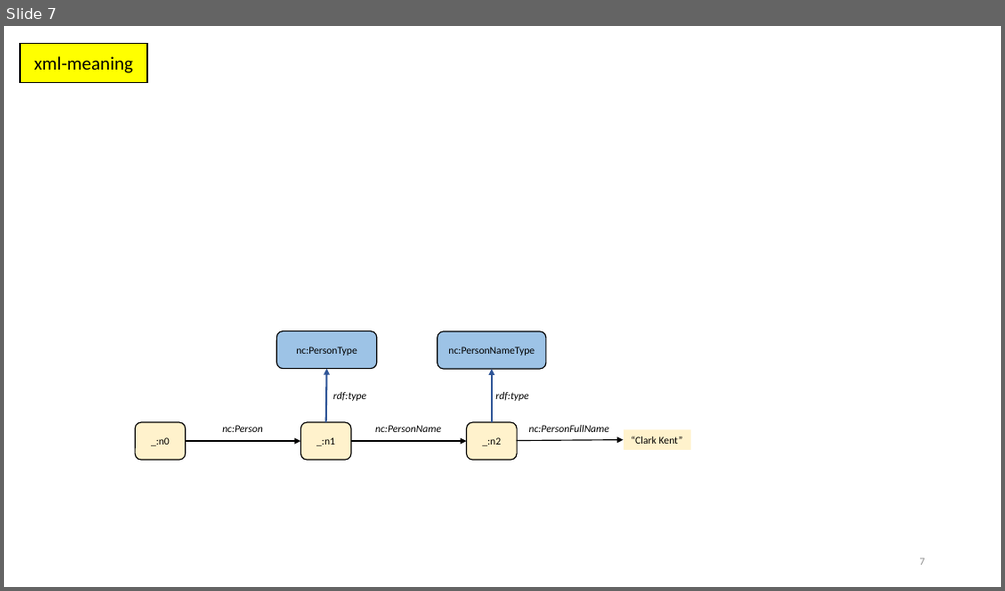
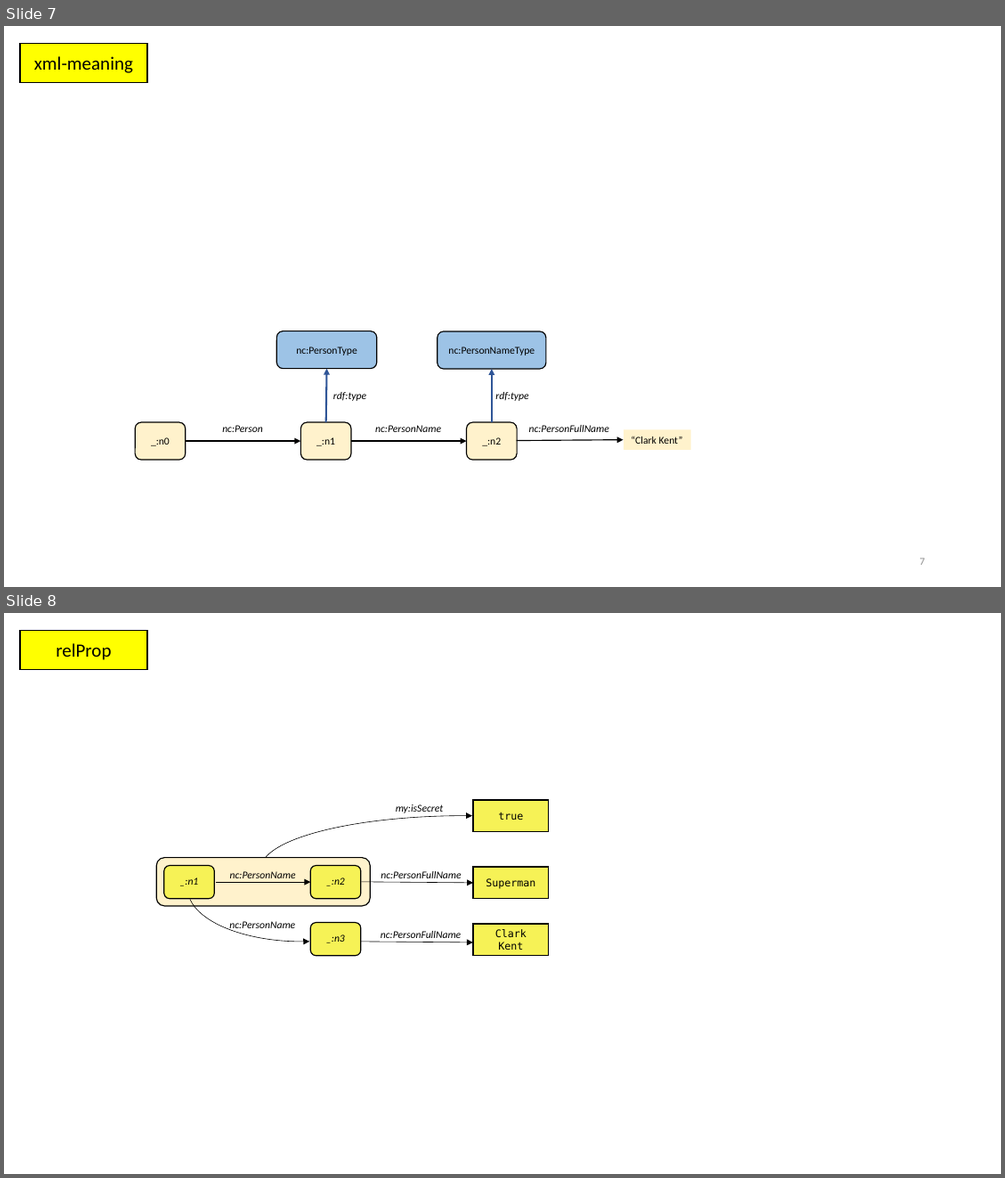
Before and after one commit to niemopen/niem-naming-design-rules, a slide deck: pptx/figures.pptx. Shown one above the other, each under a label of ours: slide 7 before the commit, slides 7 and 8 after it. The pictures are 1005x591 and 1005x1178 pixels, drawn with LibreOffice and Linux fonts; fonts in the diff are those of the drawing. Boxes give left, top, right and bottom in pixels: in the first picture for what was removed or moved away, otherwise in the second. Text is boxed around its words. In the diff, an @@ line names an element or a change of style, - is before the commit and + after.

```diff
--- a/pptx/figures.pptx
+++ b/pptx/figures.pptx
@@ slide 8 added at box(4, 613, 1001, 1174), background #FFFFFF @@
@@ rectangle added at box(20, 630, 147, 670), fill #FFFF00, outline #000000 1 pt, 18 pt, text #000000 @@
+relProp
@@ arc (boxed as its full ellipse) added at box(261, 816, 669, 922), outline #000000 0.5 pt @@
@@ text added at box(396, 804, 443, 813), 10 pt, text #000000, italic @@
+my:isSecret
@@ rectangle added at box(473, 800, 549, 832), fill #F6F256, outline #000000 1 pt, 10 pt, text #000000 @@
+true
@@ arc (boxed as its full ellipse) added at box(188, 835, 417, 942), outline #000000 0.5 pt @@
@@ rounded rectangle added at box(156, 858, 371, 906), fill #FFF2CC, outline #000000 1 pt @@
@@ rounded rectangle added at box(164, 866, 214, 899), fill #F6F256, outline #000000 1 pt, 10 pt, text #000000, italic @@
+_:n1
@@ text added at box(230, 871, 296, 878), 10 pt, text #000000, italic @@
+nc:PersonName
@@ rounded rectangle added at box(310, 866, 361, 899), fill #F6F256, outline #000000 1 pt, 10 pt, text #000000, italic @@
+_:n2
@@ text added at box(380, 871, 461, 878), 10 pt, text #000000, italic @@
+nc:PersonFullName
@@ rectangle added at box(473, 867, 549, 899), fill #F6F256, outline #000000 1 pt, 10 pt, text #000000 @@
+Superman
@@ arrow added from (216, 882) to (310, 882), #000000 0.5 pt @@
@@ arrow added from (362, 882) to (473, 883), #000000 0.5 pt @@
@@ text added at box(229, 921, 295, 931), 10 pt, text #000000, italic @@
+nc:PersonName
@@ rounded rectangle added at box(310, 923, 361, 956), fill #F6F256, outline #000000 1 pt, 10 pt, text #000000, italic @@
+_:n3
@@ text added at box(380, 931, 461, 938), 10 pt, text #000000, italic @@
+nc:PersonFullName
@@ rectangle added at box(473, 925, 549, 957), fill #F6F256, outline #000000 1 pt, 10 pt, text #000000 @@
+Clark Kent
@@ arrow added from (361, 941) to (473, 942), #000000 0.5 pt @@
```
Also in this commit, not shown: 11 other files.
